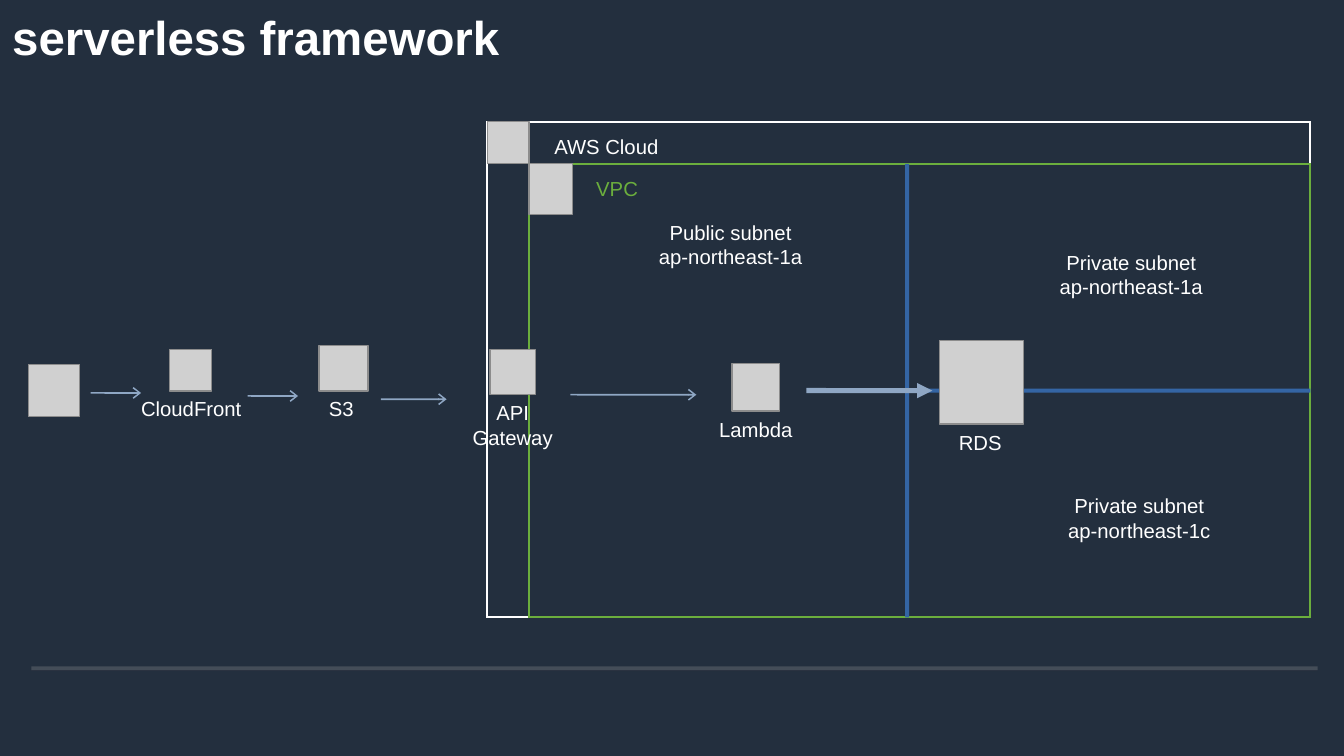
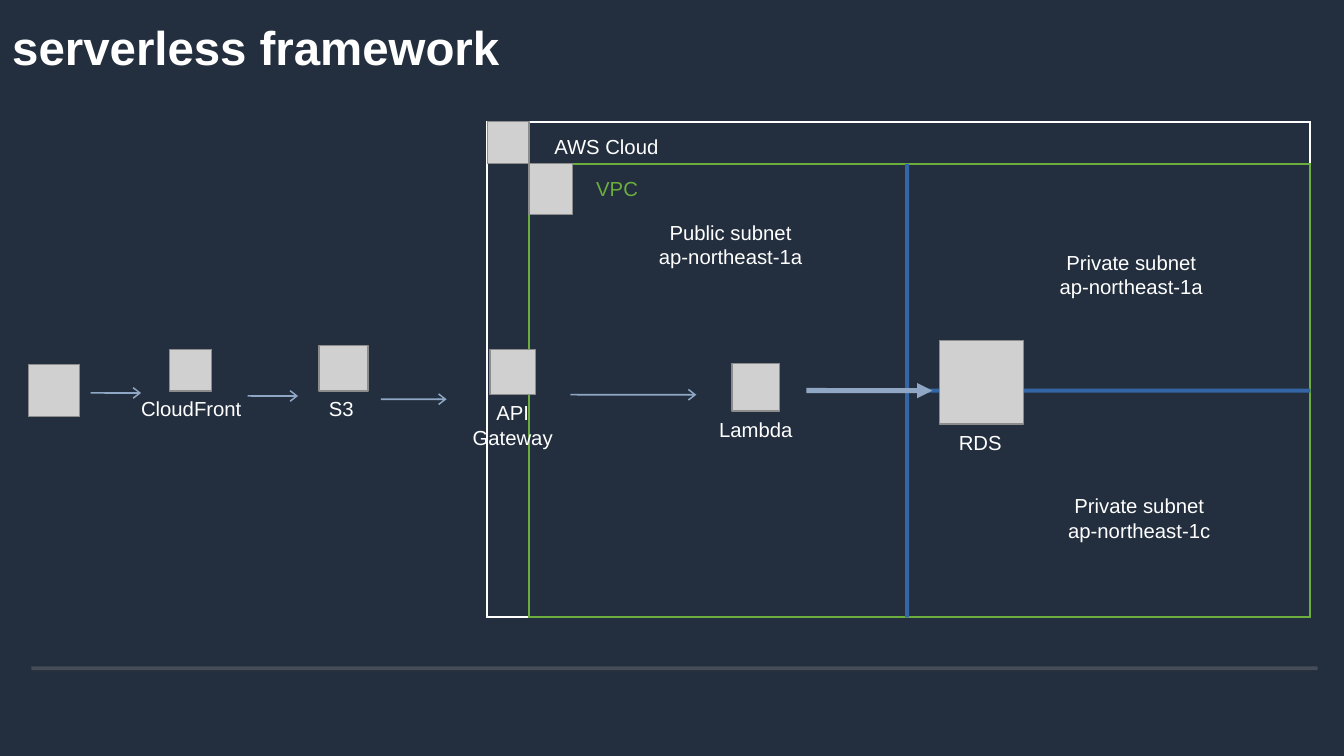
Before and after one commit to andygithub9/cfc104_2, a slide deck: slide 20 of 104.odp (slide 6 before the commit). Drawn at 1344x756 pixels with LibreOffice and Linux fonts; fonts in the diff are those of the drawing; grey boxes stand for pictures; background and template pictures are left out. Boxes give left, top, right and bottom in pixels: in the first picture for what was removed or moved away, otherwise in the second. Text is boxed around its words. In the diff, an @@ line names an element or a change of style, - is before the commit and + after.

```diff
--- a/104.odp
+++ b/104.odp
@@ title "serverless framework": place and size @@
-title "serverless framework" at (12,20,500,56)
+title "serverless framework" at (12,30,500,66)
```
Also in this commit, not shown: 1 other slide changed, 21 slides added, 2 other files.
